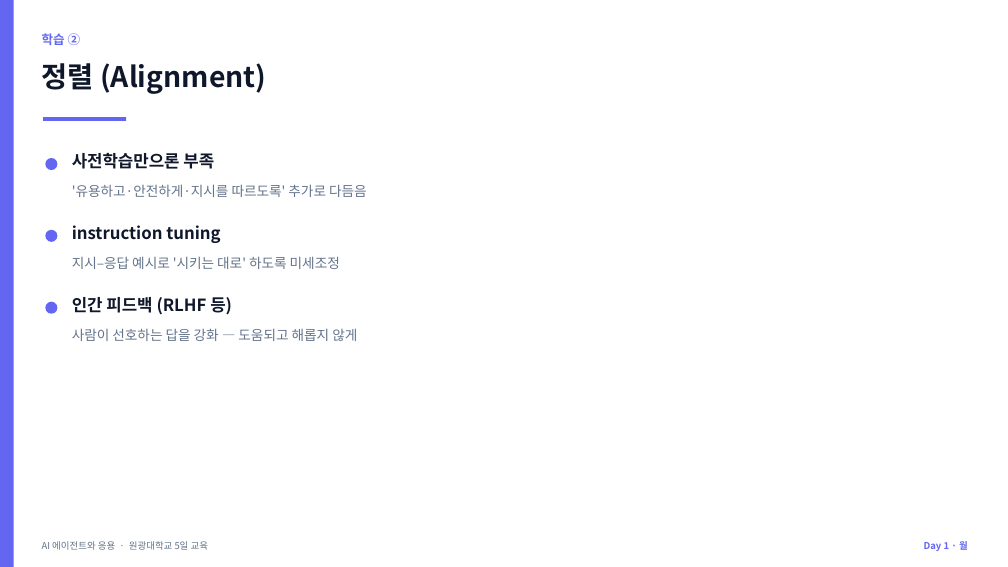
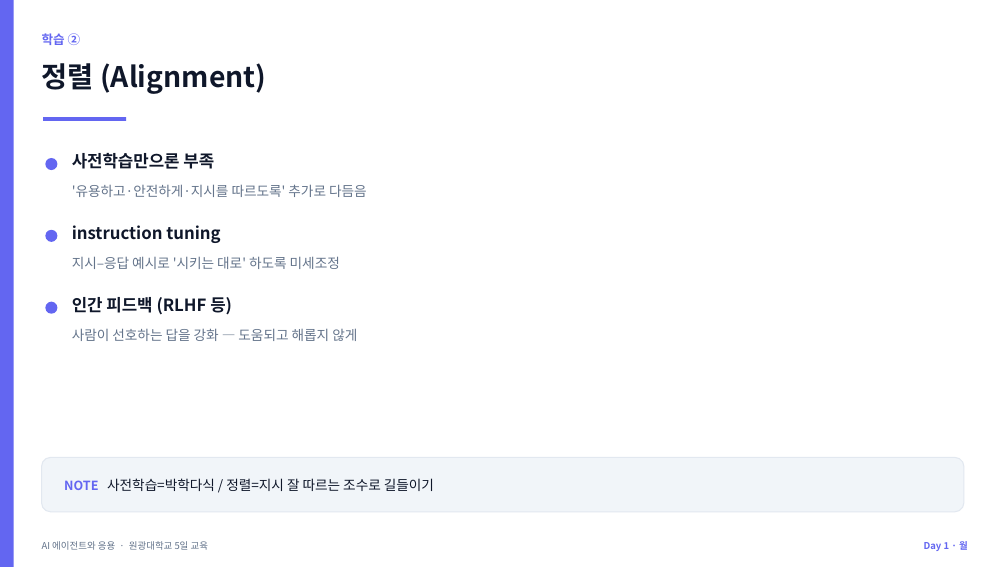
Before and after one commit to jyshin-22/wku-ai-agent-program, a slide deck: slide 9 of slides/day1.pptx. Drawn at 1008x567 pixels with LibreOffice and Linux fonts; fonts in the diff are those of the drawing. Boxes give left, top, right and bottom in pixels: in the first picture for what was removed or moved away, otherwise in the second. Text is boxed around its words. In the diff, an @@ line names an element or a change of style, - is before the commit and + after.

```diff
--- a/slides/day1.pptx
+++ b/slides/day1.pptx
@@ rounded rectangle added at bbox=[42, 457, 964, 512], fill #F1F5F9, outline #E2E8F0 1 pt @@
@@ text added at bbox=[64, 478, 434, 491], 13 pt, text #0F172A @@
+NOTE 사전학습=박학다식 / 정렬=지시 잘 따르는 조수로 길들이기
```
Also in this commit, not shown: 5 other slides changed, 9 other files.
